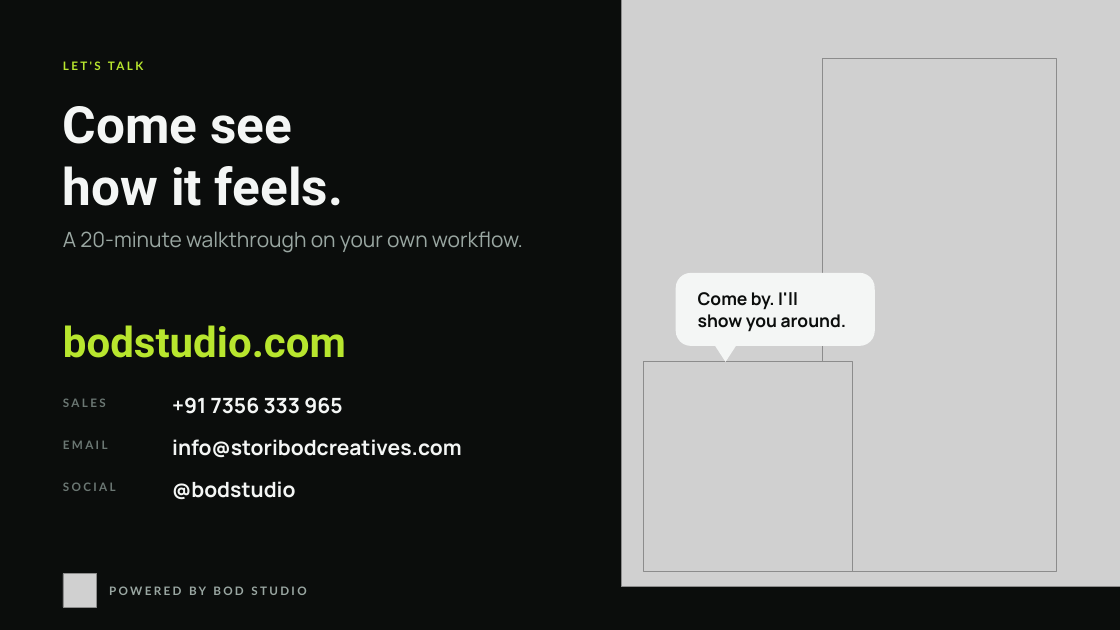
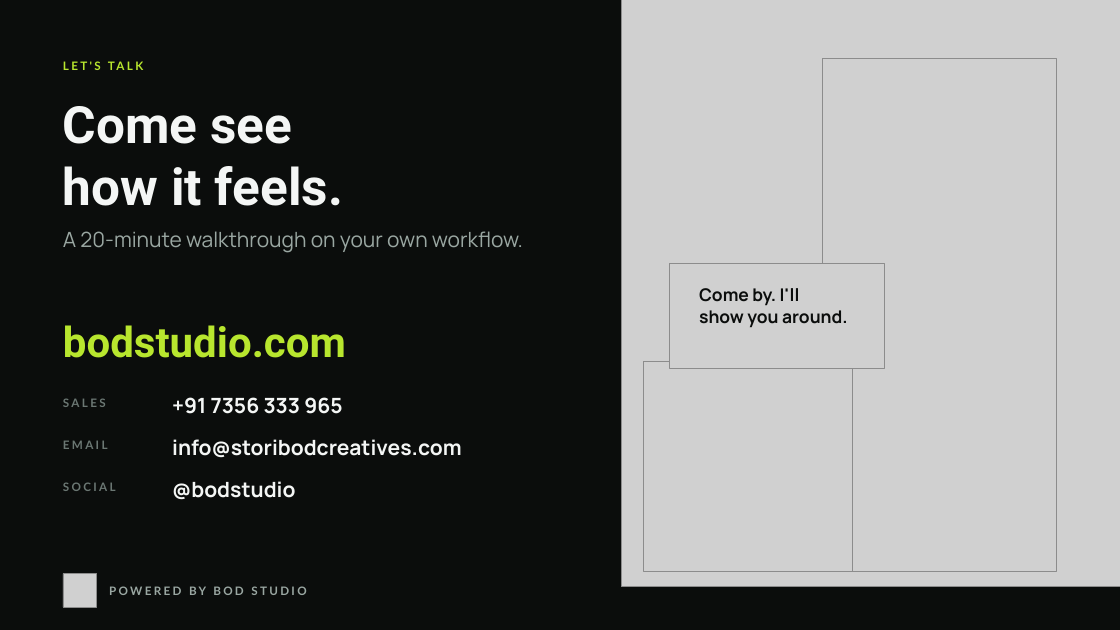
Before and after one commit to akmal-create/Claude-Works, a slide deck: slide 4 of bod-app-sales-deck/samples/Bod-App-Sample-Slides.pptx. Drawn at 1120x630 pixels with LibreOffice and Linux fonts; fonts in the diff are those of the drawing; grey boxes stand for pictures. Boxes give left, top, right and bottom in pixels: in the first picture for what was removed or moved away, otherwise in the second. Text is boxed around its words. In the diff, an @@ line names an element or a change of style, - is before the commit and + after.

```diff
--- a/bod-app-sales-deck/samples/Bod-App-Sample-Slides.pptx
+++ b/bod-app-sales-deck/samples/Bod-App-Sample-Slides.pptx
@@ picture added at [670, 264, 885, 369] @@
@@ rounded rectangle removed at [676, 273, 875, 346] @@
@@ text "Come by. I'll": place and size @@
-text "Come by. I'll" at [698, 292, 846, 332]
+text "Come by. I'll" at [699, 288, 847, 327]
@@ triangle removed at [715, 345, 737, 362] @@
```
Also in this commit, not shown: 3 other slides changed, 4 other files.
